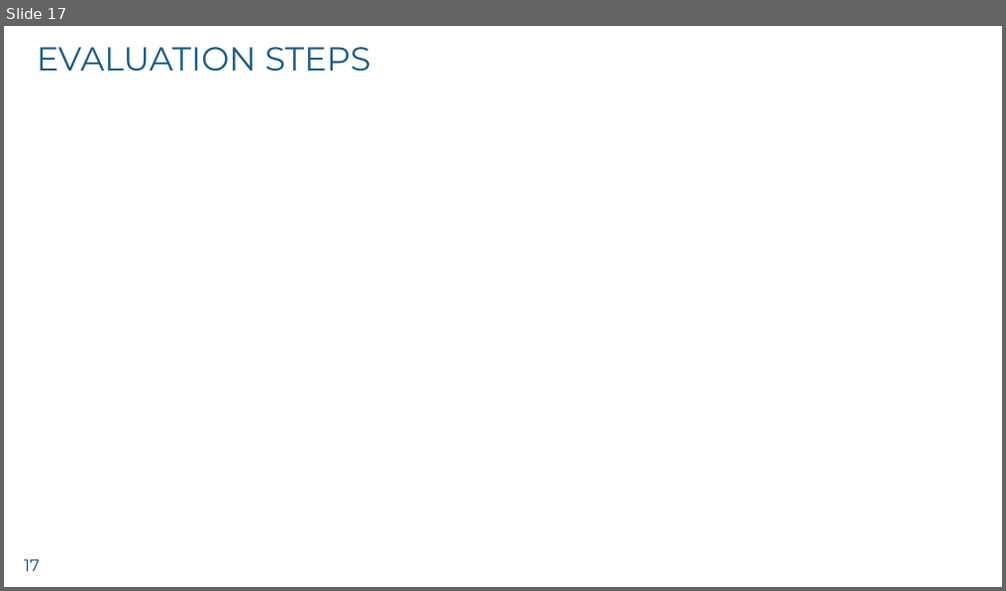
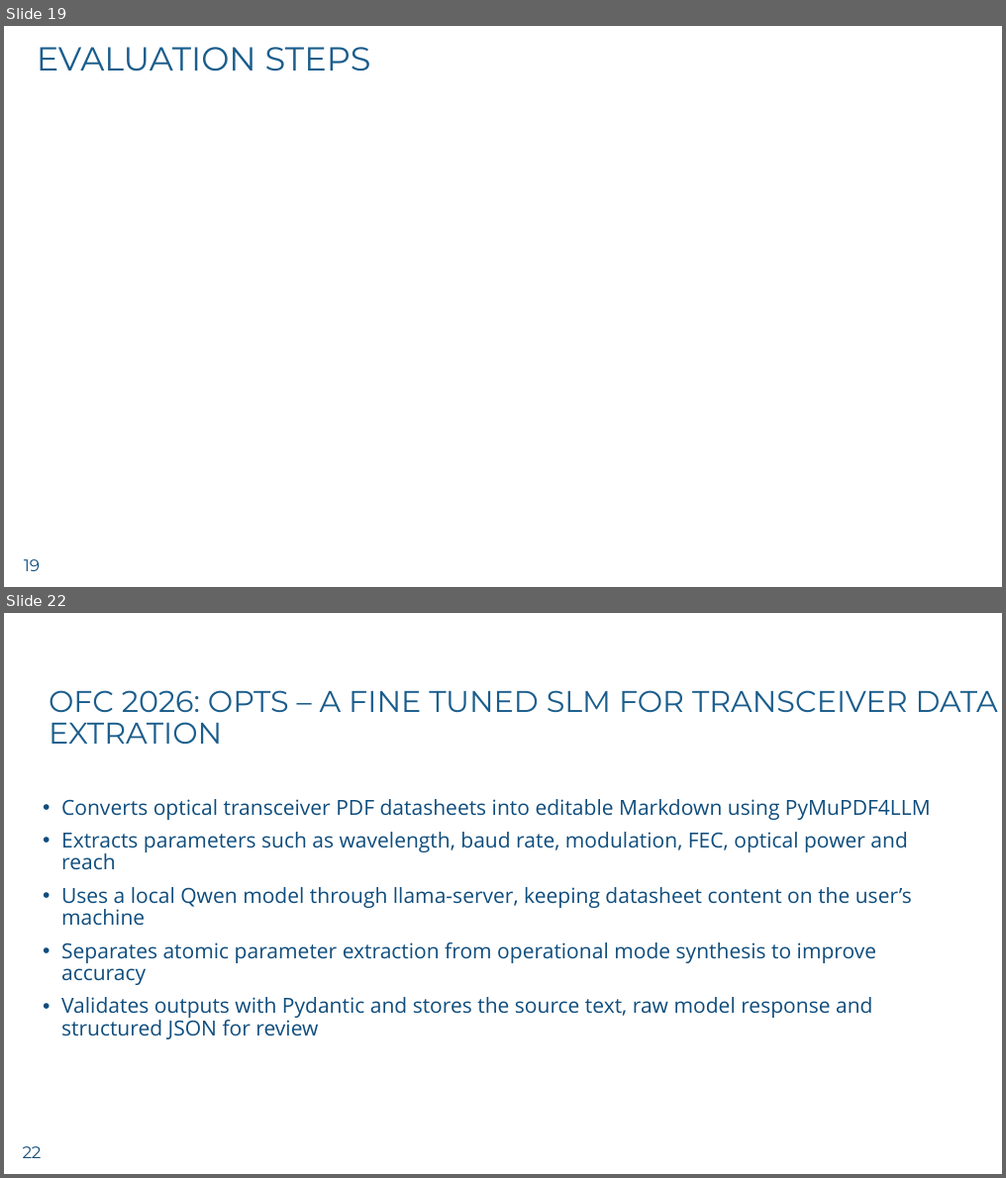
Before and after one commit to imranchy/nof-26-multi-agentic-demo, a slide deck: Imran_NoF_26.pptx. Shown one above the other, each under a label of ours: slide 17 before the commit, slides 19 and 22 after it; the slides between them are not shown. The pictures are 1006x591 and 1006x1178 pixels, drawn with LibreOffice and Linux fonts; fonts in the diff are those of the drawing; grey boxes stand for pictures; background and template pictures are left out. Boxes give left, top, right and bottom in pixels: in the first picture for what was removed or moved away, otherwise in the second. Text is boxed around its words. In the diff, an @@ line names an element or a change of style, - is before the commit and + after.

```diff
--- a/Imran_NoF_26.pptx
+++ b/Imran_NoF_26.pptx
@@ slide 22 added at <box>4,613,1002,1174</box>, background #FFFFFF; not listed: 1 template element that a slide beside it also shows @@
@@ title added at <box>49,690,998,744</box>, 28.8 pt, text #1A5D8C @@
+OFC 2026: OPTS – A FINE TUNED SLM FOR TRANSCEIVER DATA EXTRATION
@@ text added at <box>61,799,931,1040</box>, 20 pt, text #0F4D7D @@
+• Converts optical transceiver PDF datasheets into editable Markdown using PyMuPDF4LLM
+• Extracts parameters such as wavelength, baud rate, modulation, FEC, optical power and reach
+• Uses a local Qwen model through llama-server, keeping datasheet content on the user’s machine
+• Separates atomic parameter extraction from operational mode synthesis to improve accuracy
+• Validates outputs with Pydantic and stores the source text, raw model response and structured JSON for review
@@ what was slide 17 is now slide 19 @@
@@ page number at <box>24,560,40,571</box>: text changed @@
-17
+19
```
Also in this commit, not shown: 2 slides changed, 6 other slides added, 14 other files.
